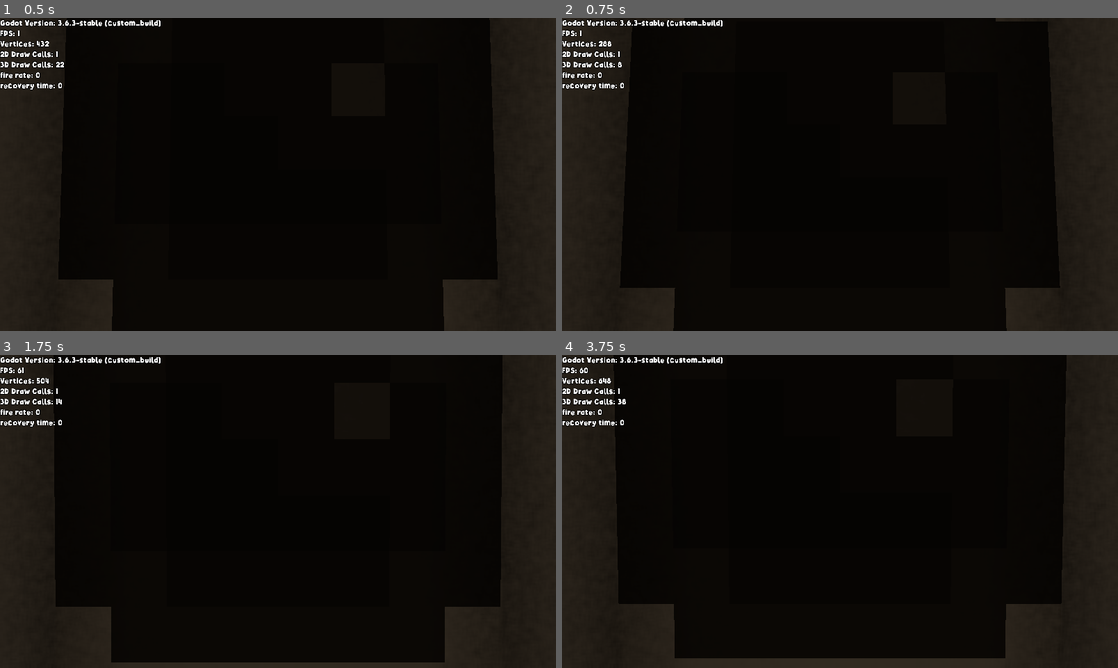
Above: before the commit, frames 1-4 (two rows, left to right).
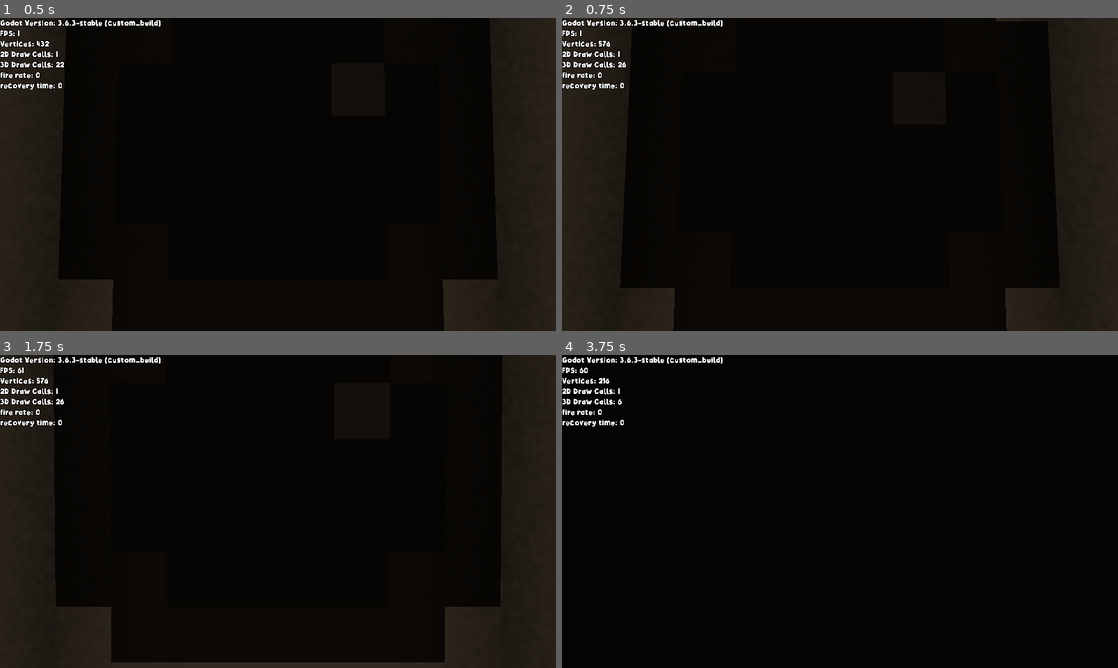
Above: after the commit, the same moments.

Repository: miklaskarjalainen/Togmen
Game: Godot game, scene res://source/entities/actors/player.tscn
Same seed, same stepped clock (60 frames per second), same inputs: the game is played once before the commit and once after it. This scene is started directly instead of the project's main scene.
Inputs (mouse positions are in pixels of both pictures, inside the frame that each line leads up to):
- Up to frame 1 (0.5 s): no input
- Up to frame 2 (0.75 s): move the mouse to (867, 174) at 0.52 s; hold W (forwards) from 0.53 s (still down); tap Mouse wheel up (next_web, bound only after the commit) at 0.6 s
- Up to frame 3 (1.75 s): keep holding W (forwards); tap Space (jump) at 0.77, 1.52 s; tap Mouse wheel down (prev_web, bound only after the commit) at 0.8, 1.35 s; move the mouse to (250, 511) at 1.27 s; tap Mouse wheel up (next_web, bound only after the commit) at 1.55 s
- Up to frame 4 (3.75 s): keep holding W (forwards); move the mouse to (851, 505) at 2.02 s; hold Shift (crouch) 2.03-2.78 s; tap Mouse wheel down (prev_web, bound only after the commit) at 2.3 s; move the mouse to (834, 517) at 2.77 s; tap Q (quick_switch) at 2.85 s; tap Space (jump) at 3.02 s; tap Mouse wheel up (next_web, bound only after the commit) at 3.05 s; move the mouse to (878, 514) at 3.52 s; right-click (878, 514) at 3.6 s

Frame 1 is identical in both runs. In frame 2, less than 0.1% of the frame differs, in the area x 6-12%, y 7-16%; in frame 3, less than 0.1%; in frame 4, 22%, in the area x 0-100%, y 0-100%.

Commit message:
controller

Diff:
--- a/project.godot
+++ b/project.godot
@@ -94,6 +94,23 @@
 
 [input]
 
+ui_accept={
+"deadzone": 0.5,
+"events": [ Object(InputEventKey,"resource_local_to_scene":false,"resource_name":"","device":0,"alt":false,"shift":false,"control":false,"meta":false,"command":false,"pressed":false,"scancode":16777221,"unicode":0,"echo":false,"script":null)
+, Object(InputEventKey,"resource_local_to_scene":false,"resource_name":"","device":0,"alt":false,"shift":false,"control":false,"meta":false,"command":false,"pressed":false,"scancode":16777222,"unicode":0,"echo":false,"script":null)
+, Object(InputEventKey,"resource_local_to_scene":false,"resource_name":"","device":0,"alt":false,"shift":false,"control":false,"meta":false,"command":false,"pressed":false,"scancode":32,"unicode":0,"echo":false,"script":null)
+ ]
+}
+ui_select={
+"deadzone": 0.5,
+"events": [ Object(InputEventKey,"resource_local_to_scene":false,"resource_name":"","device":0,"alt":false,"shift":false,"control":false,"meta":false,"command":false,"pressed":false,"scancode":32,"unicode":0,"echo":false,"script":null)
+ ]
+}
+ui_cancel={
+"deadzone": 0.5,
+"events": [ Object(InputEventKey,"resource_local_to_scene":false,"resource_name":"","device":0,"alt":false,"shift":false,"control":false,"meta":false,"command":false,"pressed":false,"scancode":16777217,"unicode":0,"echo":false,"script":null)
+ ]
+}
 ui_left={
 "deadzone": 0.5,
 "events": [ Object(InputEventKey,"resource_local_to_scene":false,"resource_name":"","device":0,"alt":false,"shift":false,"control":false,"meta":false,"command":false,"pressed":false,"scancode":16777231,"unicode":0,"echo":false,"script":null)
@@ -123,28 +140,33 @@
  ]
 }
 forwards={
-"deadzone": 0.5,
+"deadzone": 0.3,
 "events": [ Object(InputEventKey,"resource_local_to_scene":false,"resource_name":"","device":0,"alt":false,"shift":false,"control":false,"meta":false,"command":false,"pressed":false,"scancode":87,"unicode":0,"echo":false,"script":null)
+, Object(InputEventJoypadMotion,"resource_local_to_scene":false,"resource_name":"","device":0,"axis":1,"axis_value":-1.0,"script":null)
  ]
 }
 backwards={
-"deadzone": 0.5,
+"deadzone": 0.3,
 "events": [ Object(InputEventKey,"resource_local_to_scene":false,"resource_name":"","device":0,"alt":false,"shift":false,"control":false,"meta":false,"command":false,"pressed":false,"scancode":83,"unicode":0,"echo":false,"script":null)
+, Object(InputEventJoypadMotion,"resource_local_to_scene":false,"resource_name":"","device":0,"axis":1,"axis_value":1.0,"script":null)
  ]
 }
 left={
-"deadzone": 0.5,
+"deadzone": 0.3,
 "events": [ Object(InputEventKey,"resource_local_to_scene":false,"resource_name":"","device":0,"alt":false,"shift":false,"control":false,"meta":false,"command":false,"pressed":false,"scancode":65,"unicode":0,"echo":false,"script":null)
+, Object(InputEventJoypadMotion,"resource_local_to_scene":false,"resource_name":"","device":0,"axis":0,"axis_value":-1.0,"script":null)
  ]
 }
 right={
-"deadzone": 0.5,
+"deadzone": 0.3,
 "events": [ Object(InputEventKey,"resource_local_to_scene":false,"resource_name":"","device":0,"alt":false,"shift":false,"control":false,"meta":false,"command":false,"pressed":false,"scancode":68,"unicode":0,"echo":false,"script":null)
+, Object(InputEventJoypadMotion,"resource_local_to_scene":false,"resource_name":"","device":0,"axis":0,"axis_value":1.0,"script":null)
  ]
 }
 jump={
 "deadzone": 0.5,
 "events": [ Object(InputEventKey,"resource_local_to_scene":false,"resource_name":"","device":0,"alt":false,"shift":false,"control":false,"meta":false,"command":false,"pressed":false,"scancode":32,"unicode":0,"echo":false,"script":null)
+, Object(InputEventJoypadButton,"resource_local_to_scene":false,"resource_name":"","device":0,"button_index":0,"pressure":0.0,"pressed":false,"script":null)
  ]
 }
 reload_settings={
@@ -155,16 +177,19 @@
 reload_gun={
 "deadzone": 0.5,
 "events": [ Object(InputEventKey,"resource_local_to_scene":false,"resource_name":"","device":0,"alt":false,"shift":false,"control":false,"meta":false,"command":false,"pressed":false,"scancode":82,"unicode":0,"echo":false,"script":null)
+, Object(InputEventJoypadButton,"resource_local_to_scene":false,"resource_name":"","device":0,"button_index":3,"pressure":0.0,"pressed":false,"script":null)
  ]
 }
 shoot={
-"deadzone": 0.5,
+"deadzone": 0.8,
 "events": [ Object(InputEventMouseButton,"resource_local_to_scene":false,"resource_name":"","device":0,"alt":false,"shi …(212 unchanged characters)…
+, Object(InputEventJoypadMotion,"resource_local_to_scene":false,"resource_name":"","device":0,"axis":7,"axis_value":1.0,"script":null)
  ]
 }
 scope={
 "deadzone": 0.5,
 "events": [ Object(InputEventMouseButton,"resource_local_to_scene":false,"resource_name":"","device":0,"alt":false,"shi …(212 unchanged characters)…
+, Object(InputEventJoypadMotion,"resource_local_to_scene":false,"resource_name":"","device":0,"axis":6,"axis_value":1.0,"script":null)
  ]
 }
 suicide={
@@ -194,11 +219,13 @@
 quick_switch={
 "deadzone": 0.5,
 "events": [ Object(InputEventKey,"resource_local_to_scene":false,"resource_name":"","device":0,"alt":false,"shift":false,"control":false,"meta":false,"command":false,"pressed":false,"scancode":81,"unicode":0,"echo":false,"script":null)
+, Object(InputEventJoypadButton,"resource_local_to_scene":false,"resource_name":"","device":0,"button_index":12,"pressure":0.0,"pressed":false,"script":null)
  ]
 }
 toggle_scoreboard={
 "deadzone": 0.5,
 "events": [ Object(InputEventKey,"resource_local_to_scene":false,"resource_name":"","device":0,"alt":false,"shift":false,"control":false,"meta":false,"command":false,"pressed":false,"scancode":16777218,"unicode":0,"echo":false,"script":null)
+, Object(InputEventJoypadButton,"resource_local_to_scene":false,"resource_name":"","device":0,"button_index":15,"pressure":0.0,"pressed":false,"script":null)
  ]
 }
 toggle_ui={
@@ -206,19 +233,22 @@
 "events": [ Object(InputEventKey,"resource_local_to_scene":false,"resource_name":"","device":0,"alt":false,"shift":false,"control":false,"meta":false,"command":false,"pressed":false,"scancode":16777244,"unicode":0,"echo":false,"script":null)
  ]
 }
-mw_down={
+prev_web={
 "deadzone": 0.5,
 "events": [ Object(InputEventMouseButton,"resource_local_to_scene":false,"resource_name":"","device":0,"alt":false,"shi …(212 unchanged characters)…
- ]
-}
-mw_up={
+, Object(InputEventJoypadButton,"resource_local_to_scene":false,"resource_name":"","device":0,"button_index":4,"pressure":0.0,"pressed":false,"script":null)
+ ]
+}
+next_web={
 "deadzone": 0.5,
 "events": [ Object(InputEventMouseButton,"resource_local_to_scene":false,"resource_name":"","device":0,"alt":false,"shi …(212 unchanged characters)…
+, Object(InputEventJoypadButton,"resource_local_to_scene":false,"resource_name":"","device":0,"button_index":5,"pressure":0.0,"pressed":false,"script":null)
  ]
 }
 crouch={
 "deadzone": 0.5,
 "events": [ Object(InputEventKey,"resource_local_to_scene":false,"resource_name":"","device":0,"alt":false,"shift":false,"control":false,"meta":false,"command":false,"pressed":false,"scancode":16777237,"unicode":0,"echo":false,"script":null)
+, Object(InputEventJoypadButton,"resource_local_to_scene":false,"resource_name":"","device":0,"button_index":8,"pressure":0.0,"pressed":false,"script":null)
  ]
 }
 peak_right={
@@ -242,6 +272,26 @@
 throw_grenade={
 "deadzone": 0.5,
 "events": [ Object(InputEventKey,"resource_local_to_scene":false,"resource_name":"","device":0,"alt":false,"shift":false,"control":false,"meta":false,"command":false,"pressed":false,"scancode":71,"unicode":0,"echo":false,"script":null)
+ ]
+}
+look_up={
+"deadzone": 0.2,
+"events": [ Object(InputEventJoypadMotion,"resource_local_to_scene":false,"resource_name":"","device":0,"axis":3,"axis_value":-1.0,"script":null)
+ ]
+}
+look_down={
+"deadzone": 0.2,
+"events": [ Object(InputEventJoypadMotion,"resource_local_to_scene":false,"resource_name":"","device":0,"axis":3,"axis_value":1.0,"script":null)
+ ]
+}
+look_right={
+"deadzone": 0.2,
+"events": [ Object(InputEventJoypadMotion,"resource_local_to_scene":false,"resource_name":"","device":0,"axis":2,"axis_value":1.0,"script":null)
+ ]
+}
+look_left={
+"deadzone": 0.2,
+"events": [ Object(InputEventJoypadMotion,"resource_local_to_scene":false,"resource_name":"","device":0,"axis":2,"axis_value":-1.0,"script":null)
  ]
 }
 
--- a/source/entities/actors/camera.gd
+++ b/source/entities/actors/camera.gd
@@ -2,6 +2,7 @@
 
 export var PLAYER_PATH:NodePath
 export var SENSITIVITY  := 0.15
+export var CONTROLLER_SENS := 125
 export var SCOPED_SENS  := 0.6
 export var NORMAL_FOV   := 70
 export var SCOPED_FOV   := 30
@@ -19,6 +20,16 @@
 		set_physics_process(false)
 		set_process_input(false)
 		current = false
+
+func _process(delta:float):
+	var motion := Vector3()
+	motion.x = Input.get_action_strength("look_down") - Input.get_action_strength("look_up")
+	motion.y = Input.get_action_strength("look_right") - Input.get_action_strength("look_left")
+
+	rotation_degrees.x        -= motion.x * delta * CONTROLLER_SENS
+	player.rotation_degrees.y -= motion.y * delta * CONTROLLER_SENS
+	rotation_degrees.x  = clamp(rotation_degrees.x, -CAMERA_CLAMP, CAMERA_CLAMP)
+
 
 func _physics_process(delta:float):
 	if !is_network_master():
@@ -48,3 +59,5 @@
 		rotation_degrees.x -= event.relative.y * new_sens
 		player.rotation_degrees.y -= event.relative.x * new_sens
 		rotation_degrees.x  = clamp(rotation_degrees.x, -CAMERA_CLAMP, CAMERA_CLAMP)
+	if event is InputEventJoypadMotion:
+		print(event.axis_value)
--- a/source/entities/actors/hand.gd
+++ b/source/entities/actors/hand.gd
@@ -68,6 +68,11 @@
 		_switch_weapon(2)
 	if Input.is_action_just_pressed("web_4"):
 		_switch_weapon(3)
+
+	if Input.is_action_just_pressed("next_web"):
+		_switch_weapon(current_weapon+1)
+	if Input.is_action_just_pressed("prev_web"):
+		_switch_weapon(current_weapon-1)
 
 	if Input.is_action_just_pressed("quick_switch"):
 		_switch_weapon(previous_weapon)
